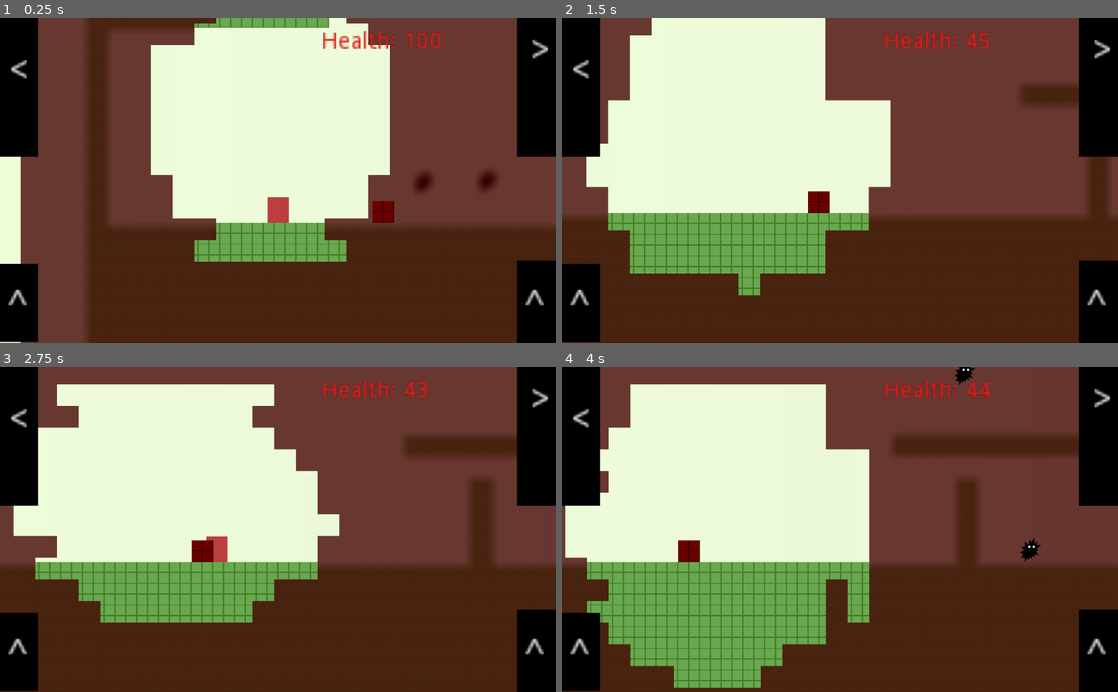
Above: before the commit, frames 1-4 (two rows, left to right).
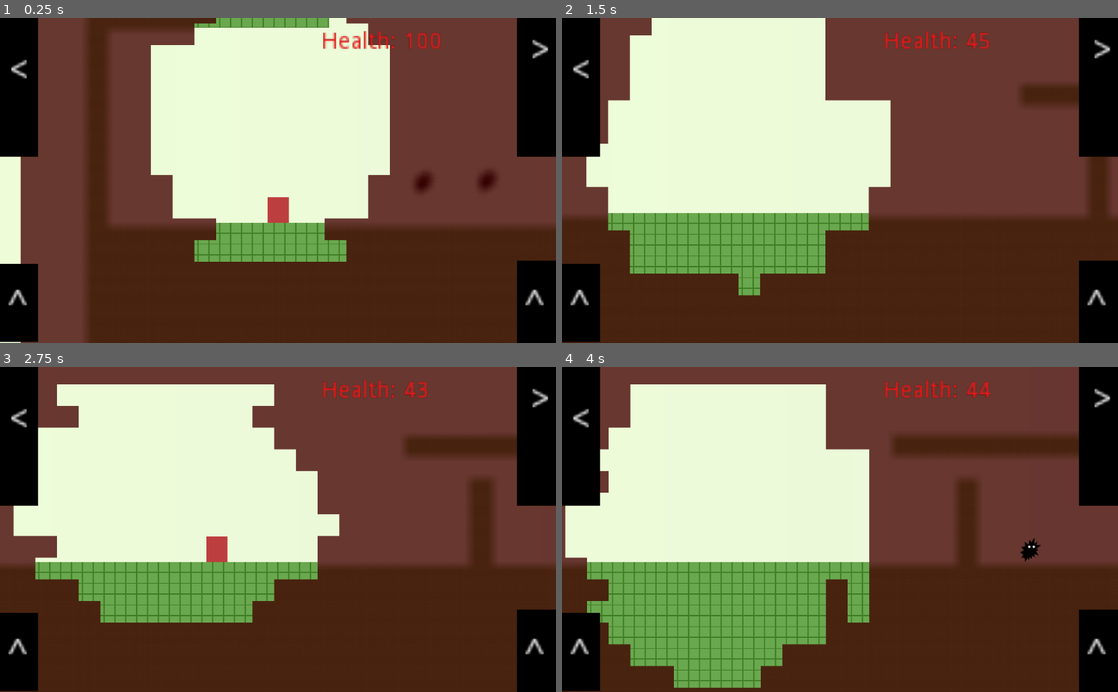
Above: after the commit, the same moments.

Repository: glitchcore/comfort
Game: Godot game, scene res://Scenes/BaseLevel.tscn
Same seed, same stepped clock (60 frames per second), same inputs: the game is played once before the commit and once after it.
Inputs:
- Up to frame 1 (0.25 s): no input
- Up to frame 2 (1.5 s): hold Right (ui_right) from 0.53 s (still down); tap Space (jump) at 0.77 s
- Up to frame 3 (2.75 s): tap Space (jump) at 1.52 s; release Right (ui_right) at 2.03 s; hold Left (ui_left) from 2.03 s (still down)
- Up to frame 4 (4 s): release Left (ui_left) at 2.78 s; hold Right (ui_right) from 2.78 s (still down); tap Space (jump) at 3.02, 3.77 s

The runs differ from the first frame. In frame 1, 0.3% of the frame differs, in the area x 67-71%, y 56-64%; in frame 2, 0.3%; in frame 3, 0.3%; in frame 4, 0.4%, in the area x 20-75%, y 0-61%.

Commit message:
enemywalls visible, disable disabling enemywalls

Diff:
--- a/Actors/Enemy.gd
+++ b/Actors/Enemy.gd
@@ -43,7 +43,7 @@
 
 	if value:
 		self.z_index = 0
-		set_collision_mask_bit(ENEMY_WALLS, true)
+		# set_collision_mask_bit(ENEMY_WALLS, true)
 	else:
 		self.z_index = 5
-		set_collision_mask_bit(ENEMY_WALLS, false)
+		# set_collision_mask_bit(ENEMY_WALLS, false)
--- a/Scenes/BaseLevel.tscn
+++ b/Scenes/BaseLevel.tscn
@@ -12,7 +12,6 @@
 [ext_resource path="res://Assets/ground2.png" type="Texture" id=10]
 [ext_resource path="res://Scenes/Portal2D.tscn" type="PackedScene" id=11]
 [ext_resource path="res://UserInterface/Control.tscn" type="PackedScene" id=12]
-[ext_resource path="res://Actors/Enemy.gd" type="Script" id=13]
 
 [sub_resource type="Gradient" id=3]
 colors = PoolColorArray( 0.937218, 1, 0.847656, 1, 0.885742, 0.885742, 0.885742, 1 )
@@ -119,27 +118,22 @@
 [node name="Enemy4" parent="Enemies" instance=ExtResource( 7 )]
 position = Vector2( 2715, -1438 )
 z_index = 10
-script = ExtResource( 13 )
 
 [node name="Enemy5" parent="Enemies" instance=ExtResource( 7 )]
 position = Vector2( 1451, -1874 )
 z_index = 10
-script = ExtResource( 13 )
 
 [node name="Enemy6" parent="Enemies" instance=ExtResource( 7 )]
 position = Vector2( 3123, -2174 )
 z_index = 10
-script = ExtResource( 13 )
 
 [node name="Enemy7" parent="Enemies" instance=ExtResource( 7 )]
 position = Vector2( 1051, -2178 )
 z_index = 10
-script = ExtResource( 13 )
 
 [node name="Enemy8" parent="Enemies" instance=ExtResource( 7 )]
 position = Vector2( 559, -2142 )
 z_index = 10
-script = ExtResource( 13 )
 
 [node name="Space" parent="." instance=ExtResource( 5 )]
 position = Vector2( -128, 112 )
@@ -157,6 +151,7 @@
 [node name="PlayerData" parent="." instance=ExtResource( 8 )]
 
 [node name="EnemyWalls" type="TileMap" parent="."]
+visible = false
 modulate = Color( 1, 0, 0, 1 )
 tile_set = ExtResource( 9 )
 cell_size = Vector2( 40, 40 )
Not shown: 1 places in Scenes/BaseLevel.tscn that only renumber resources
